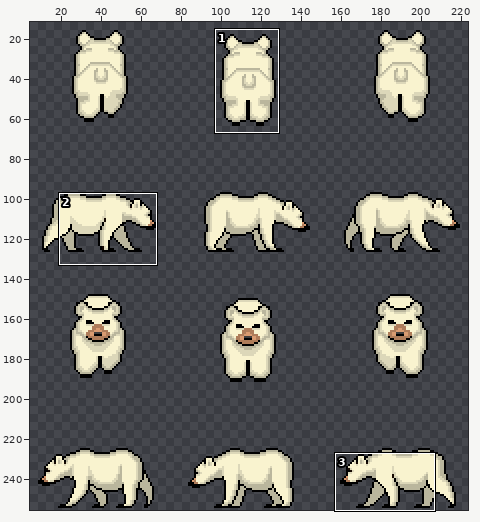
Sprite sheet -- monsters/polar_bear.png. Above: a wide view before the commit, with the close-up outlined.
Close-up. Earlier state:
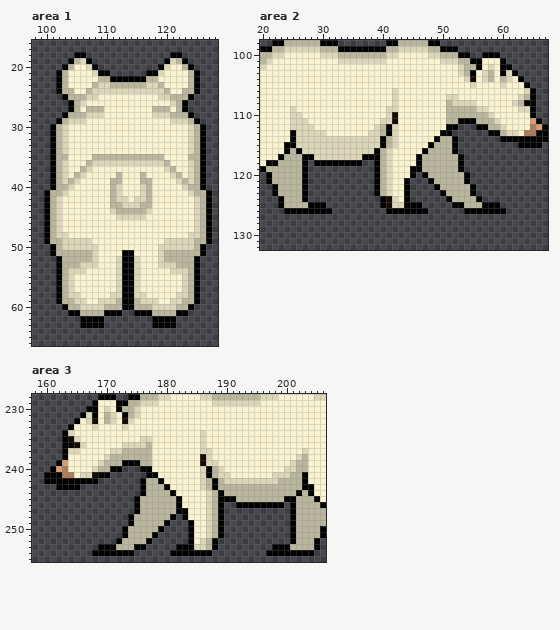
The file is 229x256 pixels. Shown: area 1: x 98..128, y 16..66; area 2: x 20..67, y 98..132; area 3: x 158..206, y 228..255. The old version is drawn lined up with the new one. The wide view leaves out empty margins. The commit also changed other parts of the picture, which this record leaves out.
New version:
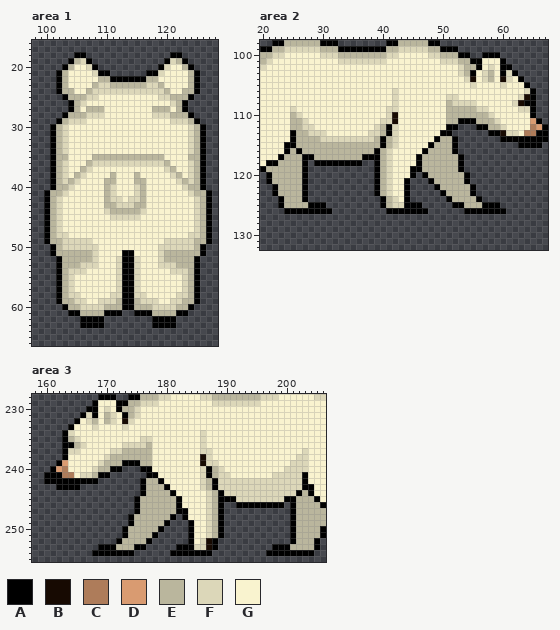
Palette (. is transparent): A #000000  B #170a02  C #ae7c5a  D #d99b71  E #bab69d  F #dcd7b9  G #f9f3cf
The exact change:
drawings rearranged on the sheet (the old picture shows each at its new place)
Changed rows in their new state; - is an unchanged pixel.
Area 1:
first column x 110:
38 -EG--EG-
39 E-G--E-G
40 EFG--FEG
41 EFG--FEG
42 EF-GF-EG
43 E-F--E-G
44 FE----FG
45 -F----G-
Area 2:
first column x 25:
104 -----------------------------------B----
107 ---------------------------------------B
108 --------------------------------------B-
110 E---------------------------------------
111 EE--------------------------------------
112 EE--------------------------------------
113 -EE--------------------------------B----
114 -EEEE---------E-------------------------
115 -EEEEEEEEEEEEEE-------------------------
116 --EEEEEEEEEEEE--------------------------
117 ----EEEEEEEE----------------------------
first column x 41:
124 E
125 E
Area 3:
first column x 164:
232 ----E-----------------------------------
235 E---------------------------------------
236 -E--------------------------------------
238 ---------------------------------------F
239 --------------------------------------FF
240 --------------------------------------FF
241 ----E--------------------------------FF-
242 -------------------------F---------FFFF-
243 -------------------------FFFFFFFFFFFFFF-
244 --------------------------FFFFFFFFFFFF--
245 ----------------------------FFFFFFFF----
first column x 187:
252 B
253 B
